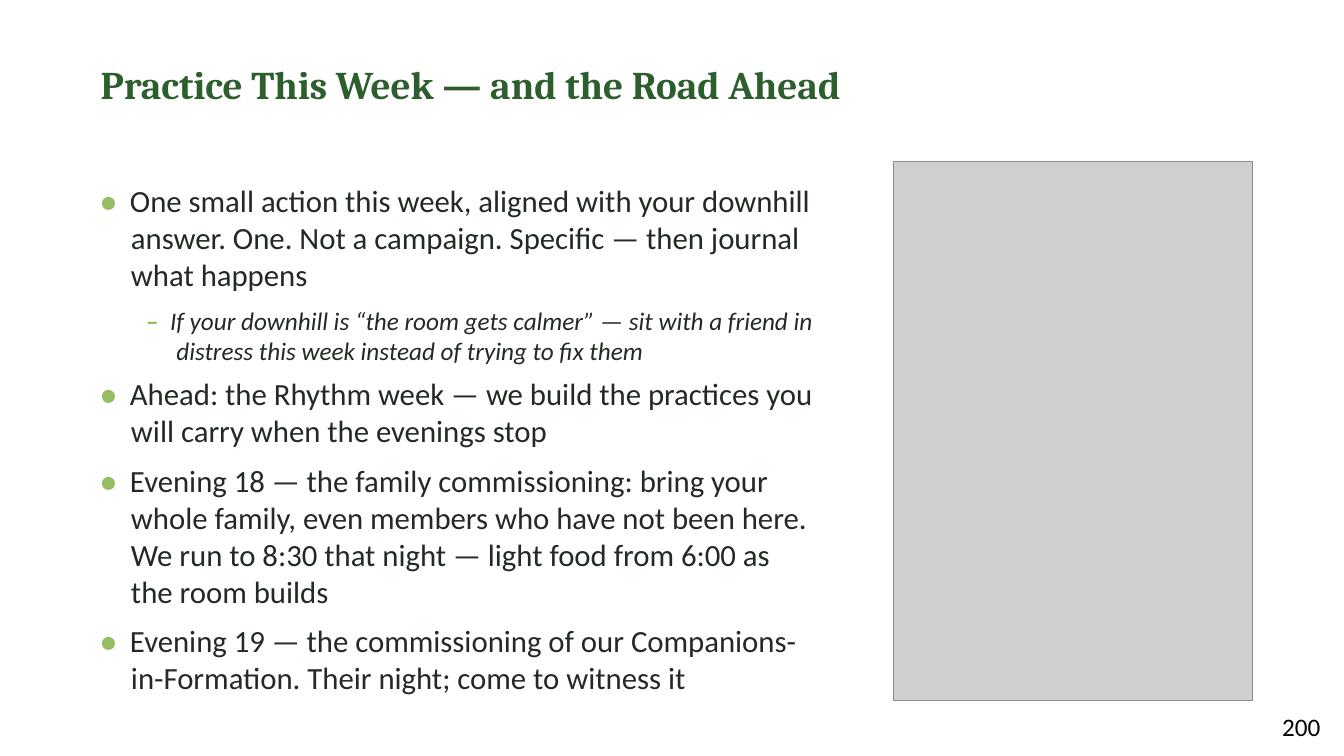
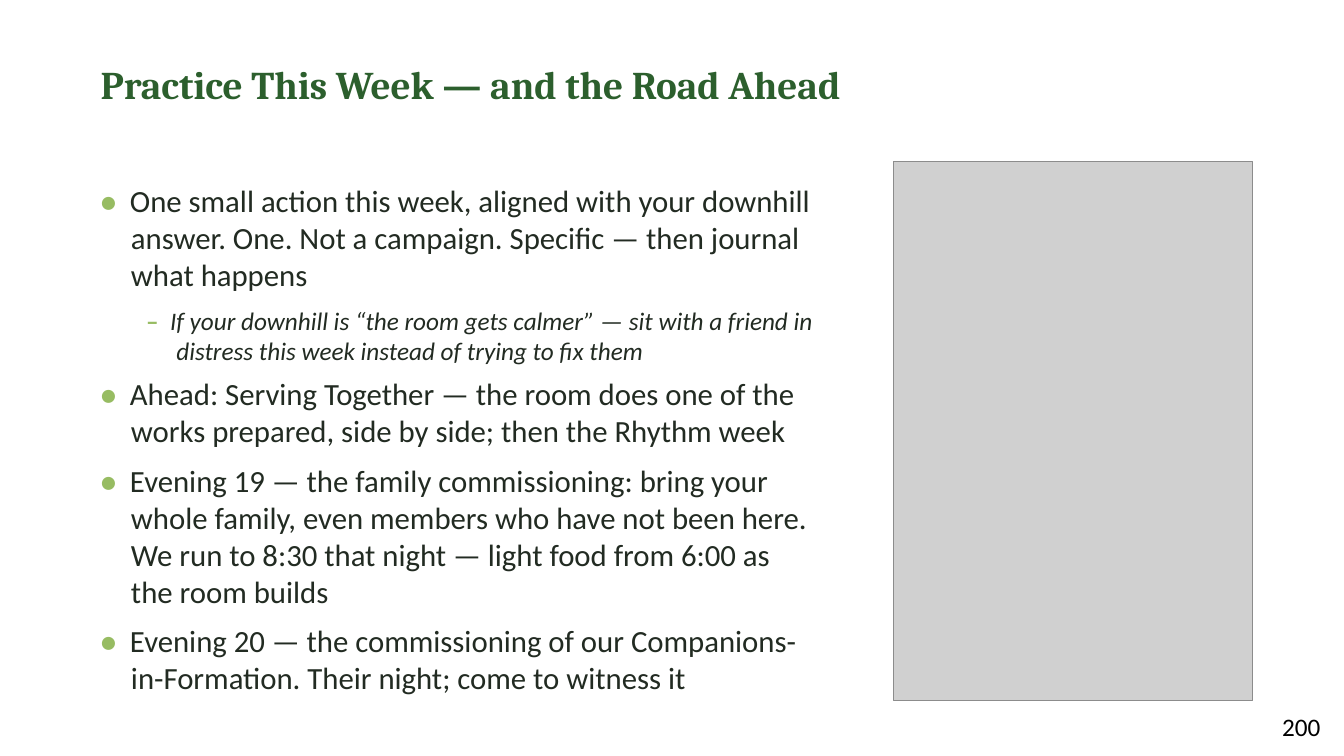
Before and after one commit to jgtittle-ministries/fellowship-of-the-heart-pilot-at-cca-dev, a slide deck: slide 12 of _implementation-notes/evening-series/FotH Evening Session 13 Slides DRAFT v1.pptx. Drawn at 1344x756 pixels with LibreOffice and Linux fonts; fonts in the diff are those of the drawing; grey boxes stand for pictures. Boxes give left, top, right and bottom in pixels: in the first picture for what was removed or moved away, otherwise in the second. Text is boxed around its words. In the diff, an @@ line names an element or a change of style, - is before the commit and + after.

```diff
--- a/_implementation-notes/evening-series/FotH Evening Session 13 Slides DRAFT v1.pptx
+++ b/_implementation-notes/evening-series/FotH Evening Session 13 Slides DRAFT v1.pptx
@@ text at [130,383,807,695]: text changed @@
-• Ahead: the Rhythm week — we build the practices you will carry when the evenings stop
-• Evening 18 — the family commissioning: bring your whole family, even members who have not been here. We run to 8:30 that night — light food from 6:00 as the room builds
-• Evening 19 — the commissioning of our Companions-in-Formation. Their night; come to witness it
+• Ahead: Serving Together — the room does one of the works prepared, side by side; then the Rhythm week
+• Evening 19 — the family commissioning: bring your whole family, even members who have not been here. We run to 8:30 that night — light food from 6:00 as the room builds
+• Evening 20 — the commissioning of our Companions-in-Formation. Their night; come to witness it
```
Also in this commit, not shown: 57 other files.
